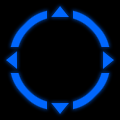
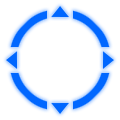
The second (120, 120) image is a revision of the first. Changes to its layers:
hid "Layer 6" over 0, 0, 120, 120
